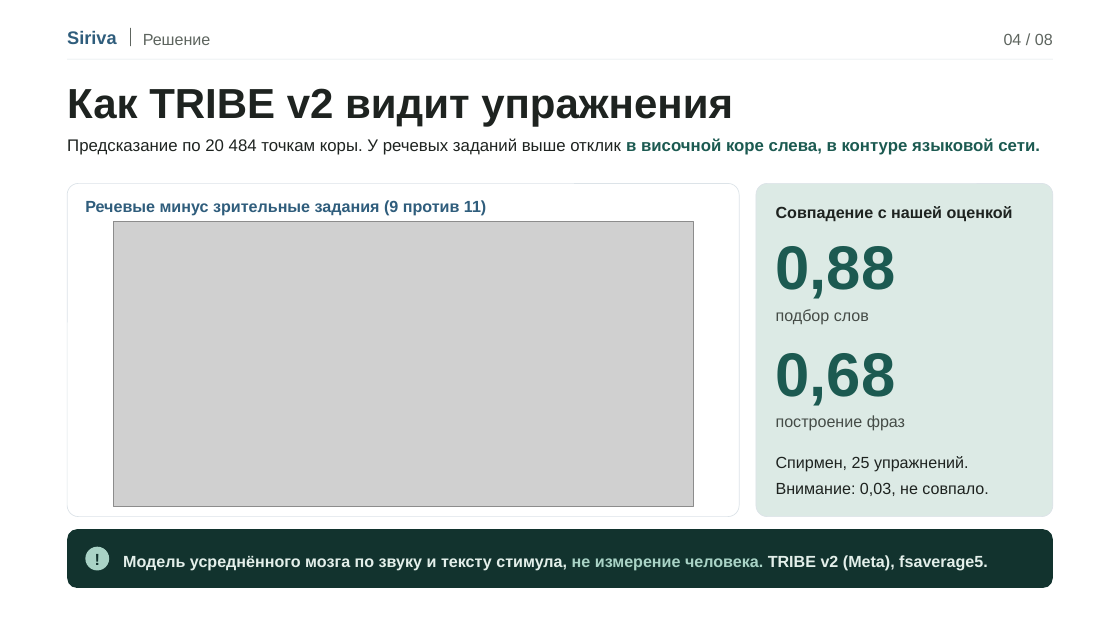
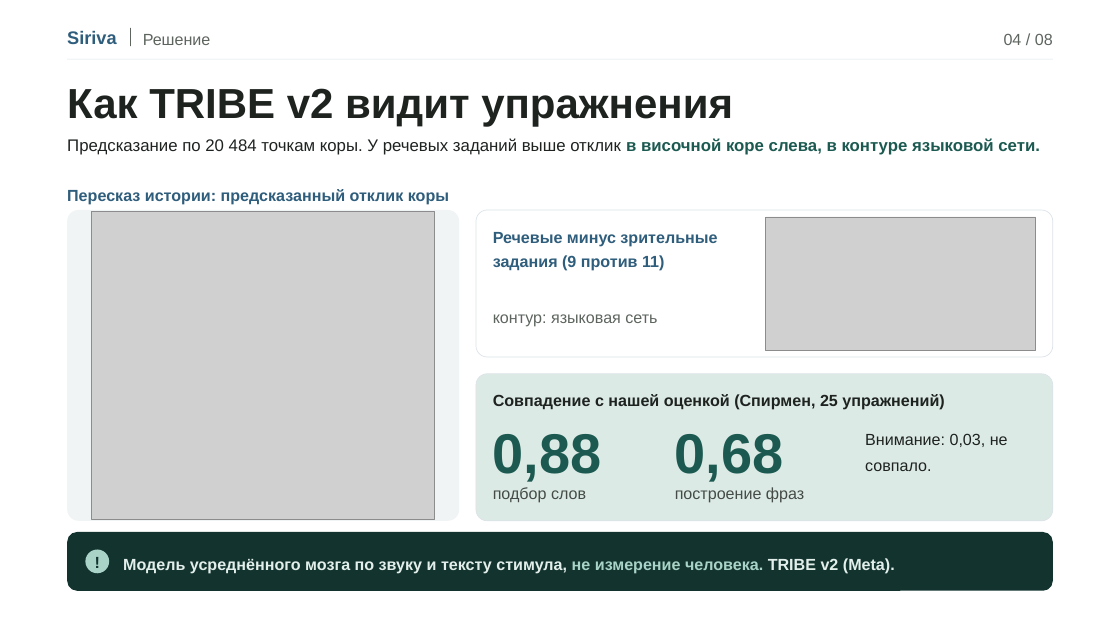
Before and after one commit to shadix23/siriva, a slide deck: slide 4 of pitch/Siriva-pitch.pptx. Drawn at 1120x630 pixels with LibreOffice and Linux fonts; fonts in the diff are those of the drawing; grey boxes stand for pictures. Boxes give left, top, right and bottom in pixels: in the first picture for what was removed or moved away, otherwise in the second. Text is boxed around its words. In the diff, an @@ line names an element or a change of style, - is before the commit and + after.

Commit message:
Pitch: slide 4 with detailed brain render

```diff
--- a/pitch/Siriva-pitch.pptx
+++ b/pitch/Siriva-pitch.pptx
@@ text added at (67, 189, 449, 205), 13.8 pt, text #2F5D7C, bold @@
+Пересказ истории: предсказанный отклик коры
@@ rounded rectangle removed at (756, 183, 1053, 517) @@
@@ rounded rectangle added at (67, 210, 460, 521), fill #F0F4F5 @@
@@ picture added at (92, 212, 434, 520) @@
@@ rounded rectangle: place and size @@
-rounded rectangle at (67, 183, 739, 517)
+rounded rectangle at (476, 210, 1054, 357)
@@ rounded rectangle at (476, 210, 1054, 357): proportions changed @@
@@ text "Речевые минус зрительные задания (9 ...": place and size @@
-text "Речевые минус зрительные задания (9 ..." at (85, 200, 486, 216)
+text "Речевые минус зрительные задания (9 ..." at (493, 232, 717, 271)
@@ text "Речевые минус зрительные задания (9 ..." at (493, 232, 717, 271): line spacing 1.1 to 1.25 @@
@@ picture: place and size @@
-picture at (113, 221, 693, 507)
+picture at (766, 217, 1037, 350)
@@ text added at (493, 314, 657, 327), 13.8 pt, text #5E655F @@
+контур: языковая сеть
@@ rounded rectangle added at (476, 374, 1054, 521), fill #DCEAE5, outline #DCE3E8 0.6 pt @@
@@ text "0,88" at (493, 434, 602, 482): size 52.8 to 48 pt @@
@@ text "0,88": place and size @@
-text "0,88" at (776, 246, 896, 299)
+text "0,88" at (493, 434, 602, 482)
@@ text at (493, 394, 944, 410): text changed @@
-Совпадение с нашей оценкой
+Совпадение с нашей оценкой (Спирмен, 25 упражнений)
@@ text "0,68": place and size @@
-text "0,68" at (776, 353, 896, 406)
+text "0,68" at (675, 434, 784, 482)
@@ text "0,68" at (675, 434, 784, 482): size 52.8 to 48 pt @@
@@ text at (865, 433, 1008, 471): text changed @@
-Спирмен, 25 упражнений. Внимание: 0,03, не совпало.
+Внимание: 0,03, не совпало.
@@ text "подбор слов": place and size @@
-text "подбор слов" at (776, 309, 869, 325)
+text "подбор слов" at (493, 487, 586, 503)
@@ text "построение фраз": place and size @@
-text "построение фраз" at (776, 415, 905, 431)
+text "построение фраз" at (675, 487, 804, 503)
@@ text "!": place and size @@
-text "!" at (86, 549, 109, 569)
+text "!" at (86, 553, 109, 572)
@@ text at (123, 558, 895, 574): text changed @@
-Модель усреднённого мозга по звуку и тексту стимула, не измерение человека. TRIBE v2 (Meta), fsaverage5.
+Модель усреднённого мозга по звуку и тексту стимула, не измерение человека. TRIBE v2 (Meta).
```
Also in this commit, not shown: 6 other files.
